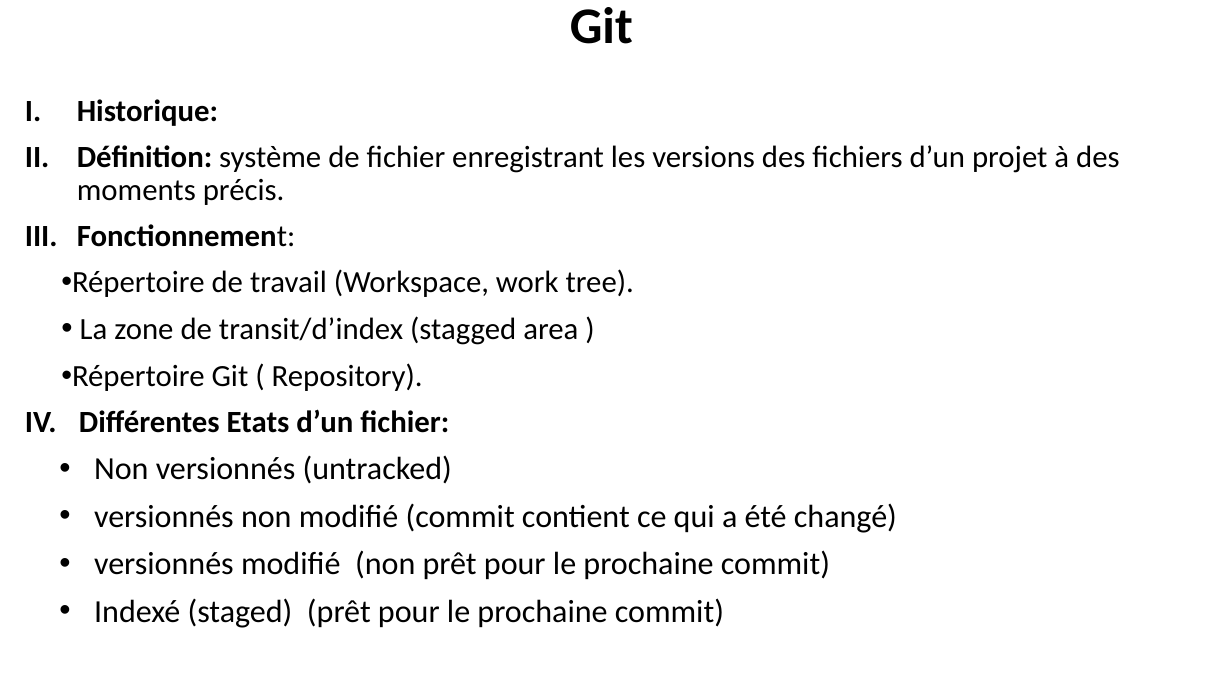
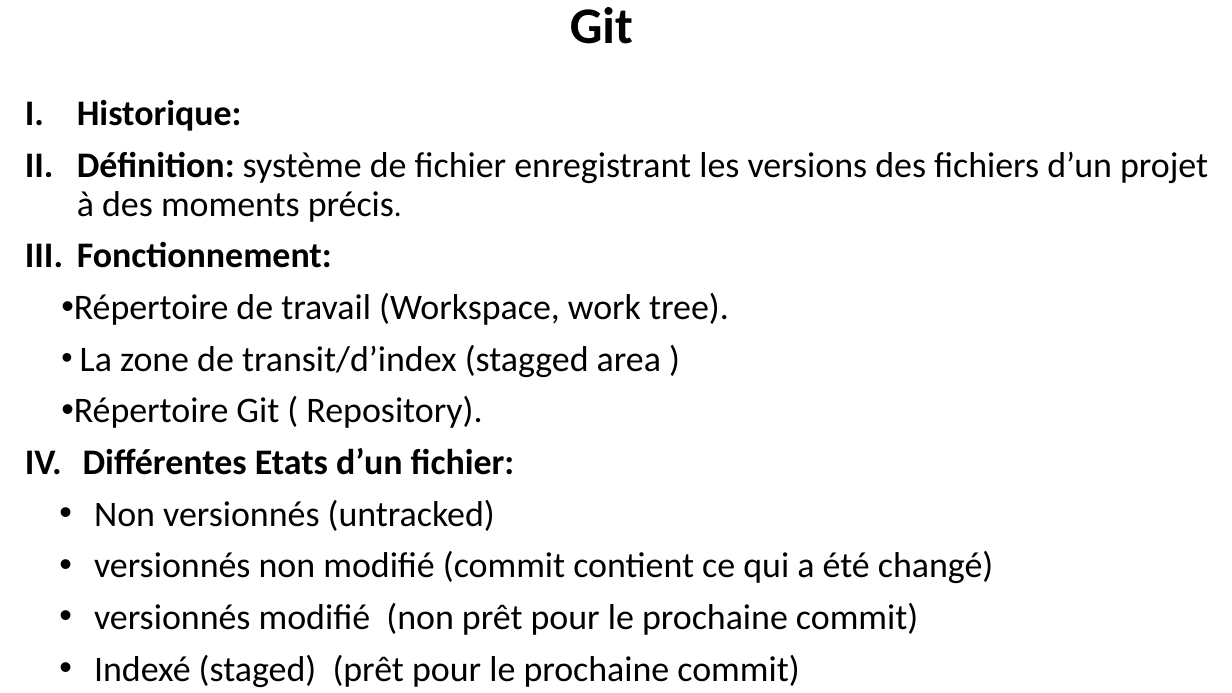
Before and after one commit to belakebiboussad/form, a slide deck: slide 3 of Formation Git.pptx. Drawn at 1232x693 pixels with LibreOffice and Linux fonts; fonts in the diff are those of the drawing. Boxes give left, top, right and bottom in pixels: in the first picture for what was removed or moved away, otherwise in the second. Text is boxed around its words. In the diff, an @@ line names an element or a change of style, - is before the commit and + after.

```diff
--- a/Formation Git.pptx
+++ b/Formation Git.pptx
@@ subtitle "Historique:" at (74, 99, 1208, 687): size 24 to 28 pt in "Historique:", "Définition: système de fichier enregistrant les versions ...", "Fonctionnement:", "Répertoire de travail (Workspace, work tree)." and 3 more places; bold on in "Fonctionnement:"; size 25 to 28 pt in "Non versionnés (untracked)", "versionnés non modifié (commit contient ce qui ...", "versionnés modifié (non prêt pour le prochaine ...", "Indexé (staged) (prêt pour le prochaine commit)"; indent changed @@
```
Also in this commit, not shown: 17 other slides changed, 3 slides added, 2 other files.
